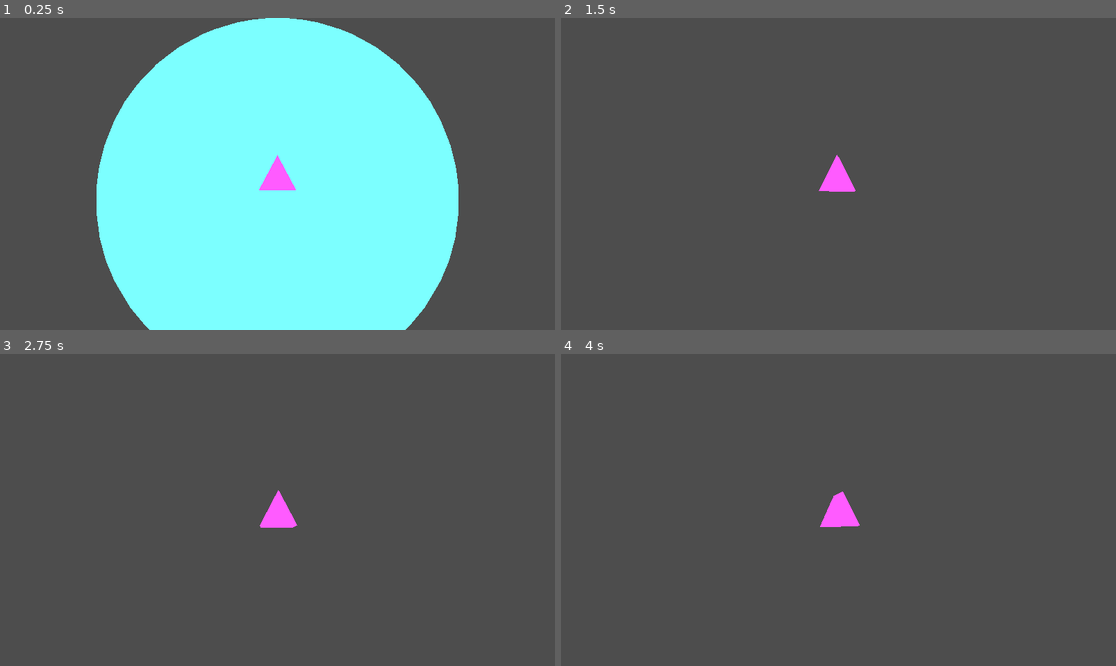
Above: before the commit, frames 1-4 (two rows, left to right).
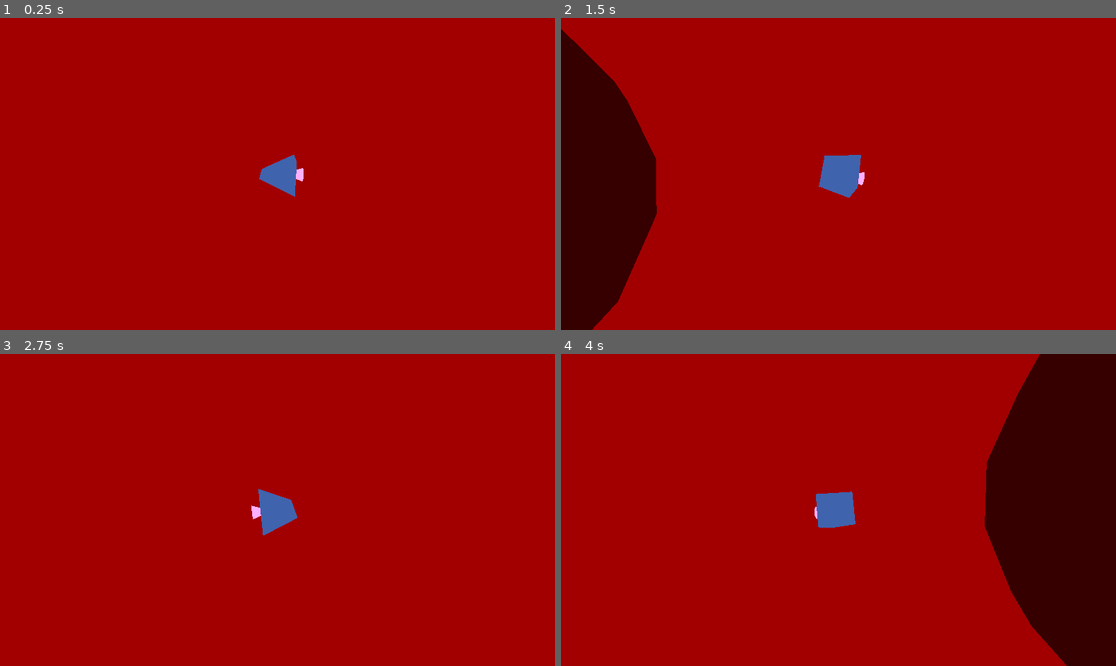
Above: after the commit, the same moments.

Repository: cyps8/MO-S
Game: Godot game, scene res://Nodes/Scenes/es_revinu.tscn
The game is run twice, just before and just after one commit, with the same random seed, the same clock (stepped at 60 frames per second) and the same inputs.
Inputs (mouse positions are in pixels of both pictures, inside the frame that each line leads up to):
- Up to frame 1 (0.25 s): no input
- Up to frame 2 (1.5 s): move the mouse to (866, 174) at 0.52 s; hold W (Up) from 0.53 s (still down); tap Space (Jump) at 0.6, 0.77, 1.07 s; move the mouse to (810, 174) at 1.27 s; tap Shift (Sprint) at 1.35 s
- Up to frame 3 (2.75 s): keep holding W (Up); tap Space (Jump) at 1.52, 1.55, 1.82, 2.3 s; move the mouse to (288, 503) at 2.02 s; tap Mouse wheel up (ZoomIn) at 2.1 s
- Up to frame 4 (4 s): keep holding W (Up); move the mouse to (832, 516) at 2.77 s; tap Mouse wheel down (ZoomOut) at 2.85 s; tap Space (Jump) at 3.02, 3.05, 3.32, 3.6, 3.77 s; tap Enter at 3.5 s; move the mouse to (877, 513) at 3.52 s

The runs differ from the first frame. In frame 1, 100% of the frame differs, in the area x 0-100%, y 0-100%; in frame 2, 100%; in frame 3, 100%; in frame 4, 100%.

Commit message:
[+Added] 😭😭😭

Diff:
--- a/Nodes/Scenes/es_revinu.tscn
+++ b/Nodes/Scenes/es_revinu.tscn
@@ -1,34 +1,106 @@
-[gd_scene load_steps=12 format=3 uid="uid://djhqgc127ej63"]
+[gd_scene load_steps=26 format=3 uid="uid://djhqgc127ej63"]
 
 [ext_resource type="Script" path="res://Scripts/Game.gd" id="1_0mj3p"]
-[ext_resource type="Script" path="res://Scripts/Player.gd" id="1_dphnb"]
+[ext_resource type="Script" path="res://Scripts/Rats.gd" id="2_5sjd3"]
 [ext_resource type="Script" path="res://Scripts/CamArm.gd" id="2_acnik"]
+[ext_resource type="Script" path="res://Scripts/MOL.gd" id="3_pdrhb"]
 [ext_resource type="Script" path="res://Scripts/PauseMenu.gd" id="4_fvyas"]
 
 [sub_resource type="WorldBoundaryShape3D" id="WorldBoundaryShape3D_hbrfn"]
 
 [sub_resource type="StandardMaterial3D" id="StandardMaterial3D_ettbe"]
-albedo_color = Color(0.486275, 1, 1, 1)
+albedo_color = Color(0.52549, 0.145098, 0.0235294, 1)
 
 [sub_resource type="SphereMesh" id="SphereMesh_kh5fd"]
 material = SubResource("StandardMaterial3D_ettbe")
 flip_faces = true
+radius = 8.0
+height = 16.0
+
+[sub_resource type="StandardMaterial3D" id="StandardMaterial3D_kqn2c"]
+cull_mode = 1
+albedo_color = Color(0.839216, 0.768627, 0.0235294, 1)
+
+[sub_resource type="SphereMesh" id="SphereMesh_v7dxb"]
+material = SubResource("StandardMaterial3D_kqn2c")
+flip_faces = true
+radius = 1.0
+height = 0.5
+
+[sub_resource type="StandardMaterial3D" id="StandardMaterial3D_3bj3l"]
+shading_mode = 0
+albedo_color = Color(0, 0, 0, 1)
+
+[sub_resource type="SphereMesh" id="SphereMesh_soun1"]
+material = SubResource("StandardMaterial3D_3bj3l")
+radius = 0.25
+height = 0.5
+radial_segments = 16
+rings = 8
+
+[sub_resource type="StandardMaterial3D" id="StandardMaterial3D_7poh5"]
+transparency = 1
+shading_mode = 0
+albedo_color = Color(0, 0, 0, 0.490196)
+
+[sub_resource type="SphereMesh" id="SphereMesh_kaxne"]
+material = SubResource("StandardMaterial3D_7poh5")
+radial_segments = 16
+rings = 8
+
+[sub_resource type="StandardMaterial3D" id="StandardMaterial3D_rx7md"]
+transparency = 1
+shading_mode = 0
+albedo_color = Color(0, 0, 0, 0.501961)
+
+[sub_resource type="SphereMesh" id="SphereMesh_nvkf1"]
+material = SubResource("StandardMaterial3D_rx7md")
+radius = 1.0
+height = 2.0
+radial_segments = 16
+rings = 8
+
+[sub_resource type="StandardMaterial3D" id="StandardMaterial3D_2ltuv"]
+transparency = 1
+shading_mode = 0
+albedo_color = Color(0, 0, 0, 0.501961)
+
+[sub_resource type="SphereMesh" id="SphereMesh_622go"]
+material = SubResource("StandardMaterial3D_2ltuv")
 radius = 2.0
 height = 4.0
+radial_segments = 16
+rings = 8
+
+[sub_resource type="SphereShape3D" id="SphereShape3D_y2dfn"]
+radius = 8.0
 
 [sub_resource type="StandardMaterial3D" id="StandardMaterial3D_uoqly"]
-albedo_color = Color(1, 0.356863, 1, 1)
+albedo_color = Color(0.254902, 0.341176, 0.545098, 1)
 
 [sub_resource type="PrismMesh" id="PrismMesh_5kgf2"]
 material = SubResource("StandardMaterial3D_uoqly")
 size = Vector3(0.5, 0.5, 0.5)
 
+[sub_resource type="StandardMaterial3D" id="StandardMaterial3D_ihupg"]
+albedo_color = Color(1, 0.486275, 1, 1)
+
+[sub_resource type="CylinderMesh" id="CylinderMesh_fsfj4"]
+material = SubResource("StandardMaterial3D_ihupg")
+top_radius = 0.0
+bottom_radius = 0.1
+height = 0.3
+
 [sub_resource type="SphereShape3D" id="SphereShape3D_ybwn0"]
-radius = 0.266
+radius = 0.379523
 
 [sub_resource type="Environment" id="Environment_w7frd"]
 ambient_light_source = 2
 ambient_light_color = Color(1, 1, 1, 1)
+tonemap_mode = 3
+glow_enabled = true
+glow_intensity = 8.0
+glow_blend_mode = 0
 
 [node name="Game" type="Node"]
 process_mode = 3
@@ -38,22 +110,59 @@
 process_mode = 1
 
 [node name="Nus" type="Node3D" parent="EsRevinu"]
+script = ExtResource("2_5sjd3")
+radius = 8.0
 
-[node name="StaticBody3D" type="StaticBody3D" parent="EsRevinu/Nus"]
+[node name="Floor" type="StaticBody3D" parent="EsRevinu/Nus"]
 
-[node name="CollisionShape3D" type="CollisionShape3D" parent="EsRevinu/Nus/StaticBody3D"]
-transform = Transform3D(1, 0, 0, 0, 1, 0, 0, 0, 1, 0, -2, 0)
+[node name="Shape" type="CollisionShape3D" parent="EsRevinu/Nus/Floor"]
 shape = SubResource("WorldBoundaryShape3D_hbrfn")
 
-[node name="MeshInstance3D" type="MeshInstance3D" parent="EsRevinu/Nus"]
+[node name="World" type="MeshInstance3D" parent="EsRevinu/Nus"]
 mesh = SubResource("SphereMesh_kh5fd")
 
-[node name="Player" type="CharacterBody3D" parent="EsRevinu"]
-transform = Transform3D(1, 0, 0, 0, 1, 0, 0, 0, 1, 0, 0.871192, 0)
-script = ExtResource("1_dphnb")
+[node name="refobj" type="MeshInstance3D" parent="EsRevinu/Nus/World"]
+transform = Transform3D(1, 0, 0, 0, 1, 0, 0, 0, 1, 0, -8.08805, 0)
+mesh = SubResource("SphereMesh_v7dxb")
+skeleton = NodePath("../..")
+
+[node name="Void" type="OmniLight3D" parent="EsRevinu/Nus"]
+light_energy = 4.0
+light_negative = true
+shadow_enabled = true
+omni_range = 10.0
+
+[node name="Mesh" type="MeshInstance3D" parent="EsRevinu/Nus/Void"]
+mesh = SubResource("SphereMesh_soun1")
+
+[node name="MeshBigger" type="MeshInstance3D" parent="EsRevinu/Nus/Void/Mesh"]
+mesh = SubResource("SphereMesh_kaxne")
+skeleton = NodePath("../..")
+
+[node name="MeshBiggerer" type="MeshInstance3D" parent="EsRevinu/Nus/Void/Mesh/MeshBigger"]
+mesh = SubResource("SphereMesh_nvkf1")
+skeleton = NodePath("../../..")
+
+[node name="MeshBiggest" type="MeshInstance3D" parent="EsRevinu/Nus/Void/Mesh/MeshBigger/MeshBiggerer"]
+mesh = SubResource("SphereMesh_622go")
+skeleton = NodePath("../../../..")
+
+[node name="Zone" type="Area3D" parent="EsRevinu/Nus"]
+
+[node name="Shape" type="CollisionShape3D" parent="EsRevinu/Nus/Zone"]
+shape = SubResource("SphereShape3D_y2dfn")
+
+[node name="Player" type="CharacterBody3D" parent="EsRevinu" groups=["Player"]]
+transform = Transform3D(1, 0, 0, 0, 1, 0, 0, 0, 1, 6.7276, -0.575729, -1.29377)
+script = ExtResource("3_pdrhb")
 
 [node name="Mesh" type="MeshInstance3D" parent="EsRevinu/Player"]
 mesh = SubResource("PrismMesh_5kgf2")
+
+[node name="Foot" type="MeshInstance3D" parent="EsRevinu/Player/Mesh"]
+transform = Transform3D(1, 0, 0, 0, 1, 0, 0, 0, 1, 0, -0.221546, 0)
+mesh = SubResource("CylinderMesh_fsfj4")
+skeleton = NodePath("../..")
 
 [node name="CollisionShape3D" type="CollisionShape3D" parent="EsRevinu/Player"]
 shape = SubResource("SphereShape3D_ybwn0")
@@ -65,9 +174,15 @@
 
 [node name="Cam" type="Camera3D" parent="EsRevinu/Player/Arm"]
 
-[node name="WorldEnvironment" type="WorldEnvironment" parent="EsRevinu"]
+[node name="Right" type="Marker3D" parent="EsRevinu/Player/Arm/Cam"]
+transform = Transform3D(1, 0, 0, 0, 1, 0, 0, 0, 1, 1, 0, 0)
+
+[node name="Env" type="WorldEnvironment" parent="EsRevinu"]
 environment = SubResource("Environment_w7frd")
 
 [node name="PauseMenu" type="CanvasLayer" parent="."]
 process_mode = 3
 script = ExtResource("4_fvyas")
+
+[connection signal="body_entered" from="EsRevinu/Nus/Zone" to="EsRevinu/Nus" method="AreaCollision" binds= [true]]
+[connection signal="body_exited" from="EsRevinu/Nus/Zone" to="EsRevinu/Nus" method="AreaCollision" binds= [false]]
--- /dev/null
+++ b/Scripts/MOL.gd
@@ -0,0 +1,43 @@
+extends CharacterBody3D
+
+class_name Player
+
+const SPEED = 5.0
+const JUMP_VELOCITY = 4.5
+
+var gravity = ProjectSettings.get_setting("physics/3d/default_gravity")
+
+var camDir: Vector3
+var rightDir: Vector3
+
+var verticalComponent: Vector3
+var horizontalComponent: Vector3
+
+func _physics_process(dt):
+	camDir = ($Arm/Cam.global_position - position).normalized()
+	rightDir = ($Arm/Cam/Right.global_position - $Arm/Cam.global_position).normalized()
+
+	print(camDir)
+
+	if is_on_floor():
+		verticalComponent = Vector3.ZERO
+	else:
+		verticalComponent += -up_direction * gravity * dt
+
+	var inputDir = Input.get_vector("Left", "Right", "Up", "Down")
+	var direction = (camDir * inputDir.y) + (rightDir * inputDir.x)
+
+	horizontalComponent = direction * 3
+
+	if Input.is_action_just_pressed("Jump"):
+		verticalComponent += up_direction * JUMP_VELOCITY
+
+	velocity = verticalComponent + horizontalComponent
+
+	move_and_slide()
+
+	#s$Mesh.rotation.y = deg_to_rad(up_direction.y * 90)
+
+	$Mesh.rotation.x = deg_to_rad(up_direction.z * 90)
+
+	$Mesh.rotation.z = deg_to_rad(up_direction.x * -90)
--- /dev/null
+++ b/Scripts/Rats.gd
@@ -0,0 +1,30 @@
+extends Node3D
+
+@export var radius: float
+
+var floor: StaticBody3D
+var floorShape: WorldBoundaryShape3D
+
+var playerIn: bool
+var playerRef: Player
+
+func _ready():
+	floor = $Floor
+	floorShape = $Floor/Shape.shape
+
+func _process(_dt):
+	UpdateFloor()
+
+func UpdateFloor():
+	if playerIn:
+		floor.visible = true
+		var dir: Vector3 = (position - playerRef.position).normalized()
+		playerRef.up_direction = dir
+		floorShape.plane = Plane(dir, -radius)
+	else:
+		floor.visible = false
+
+func AreaCollision(body, inside: bool):
+	if body.is_in_group("Player"):
+		playerRef = body
+		playerIn = inside
--- /dev/null
+++ b/Scripts/Shaders/Void.gdshader
@@ -0,0 +1,5 @@
+shader_type spatial;
+
+void fragment() {
+
+}
